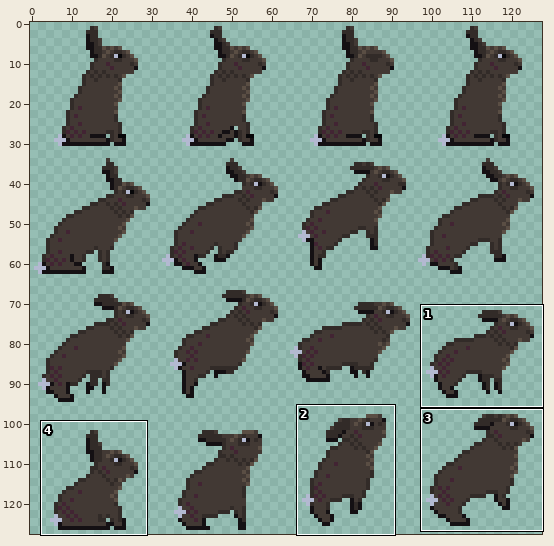
Sprite sheet -- res/hare.png. Above, an overview of the earlier version with the close-up marked.
Close-up. Old version:
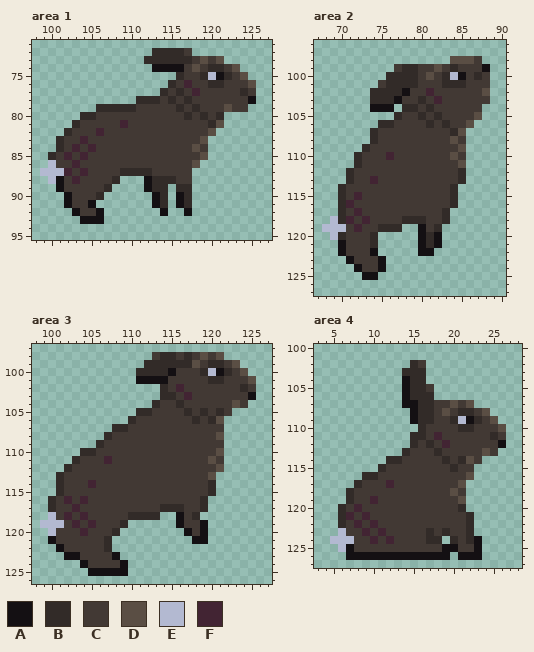
The file is 128x128 pixels. Shown: area 1: x 98..127, y 71..95; area 2: x 67..90, y 96..127; area 3: x 98..127, y 97..126; area 4: x 3..28, y 100..127. The commit also changed other parts of the picture, which this record leaves out.
Palette (. is transparent): A #141013  B #322b28  C #423934  D #5a4e44  E #b3b9d1  F #422433
After:
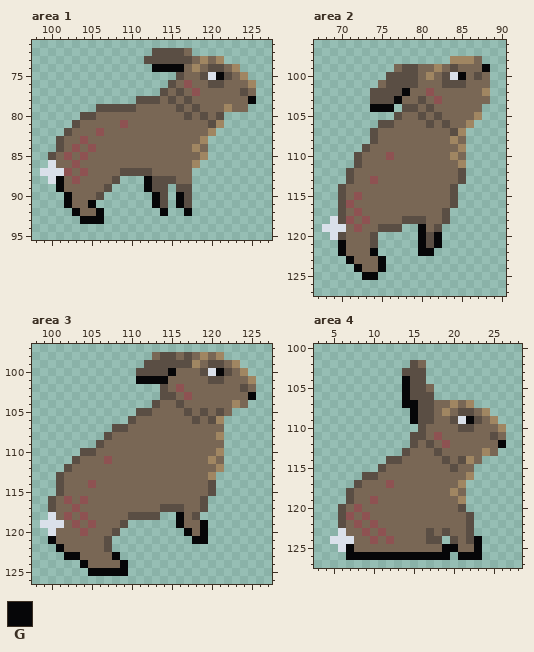
Colours new in this view: G #060608
The exact change:
colour B: #322b28 -> #5a4e44
colour C: #423934 -> #796755
colour D: #5a4e44 -> #a08662
colour E: #b3b9d1 -> #dae0ea
colour F: #422433 -> #8e5252
Changed rows in their new state; - is a pixel that keeps its letter.
Area 1:
first column x 113:
74 GGGG---------
75 --------G----
78 ------------G
first column x 101:
88 G----------G-----
89 G----------G-----
90 -G----------G--G-
91 -G--G-------G--G-
92 --G--G-------G--G
93 ---GGG-----------
Area 2:
first column x 74:
 99 --------------G
100 -----------G---
102 ----G----------
103 ---G-----------
104 GGG------------
first column x 70:
119 ----------G--
120 ----------G-G
121 G---------G-G
122 G---G-----GG-
123 -G---G-------
124 --G--G-------
125 ---GG--------
Area 3:
first column x 111:
100 ----G-----G----
101 GGGG-----------
103 --------------G
first column x 100:
118 ----------------G---
119 ----------------G--G
120 -----------------G-G
121 G-----------------GG
122 -G------------------
123 --GG----G-----------
124 ----G----G----------
125 -----GGGGG----------
Area 4:
first column x 14:
104 G------------
105 G------------
106 G------------
107 GG-----------
108 -G-----------
109 -G------G----
112 ------------G
first column x 7:
124 ----------------G
125 G-----------GG--G
126 GGGGGGGGGGGGG-GGG
